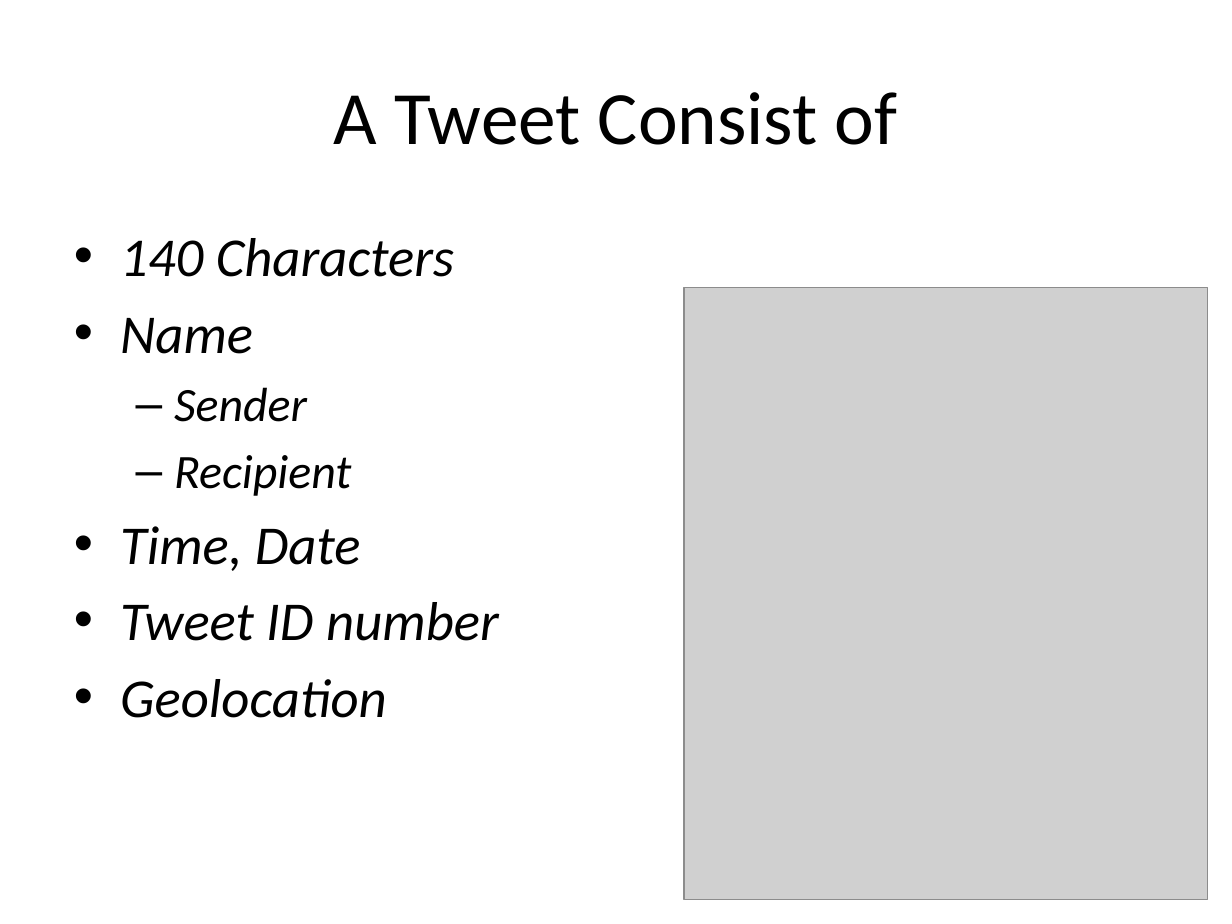
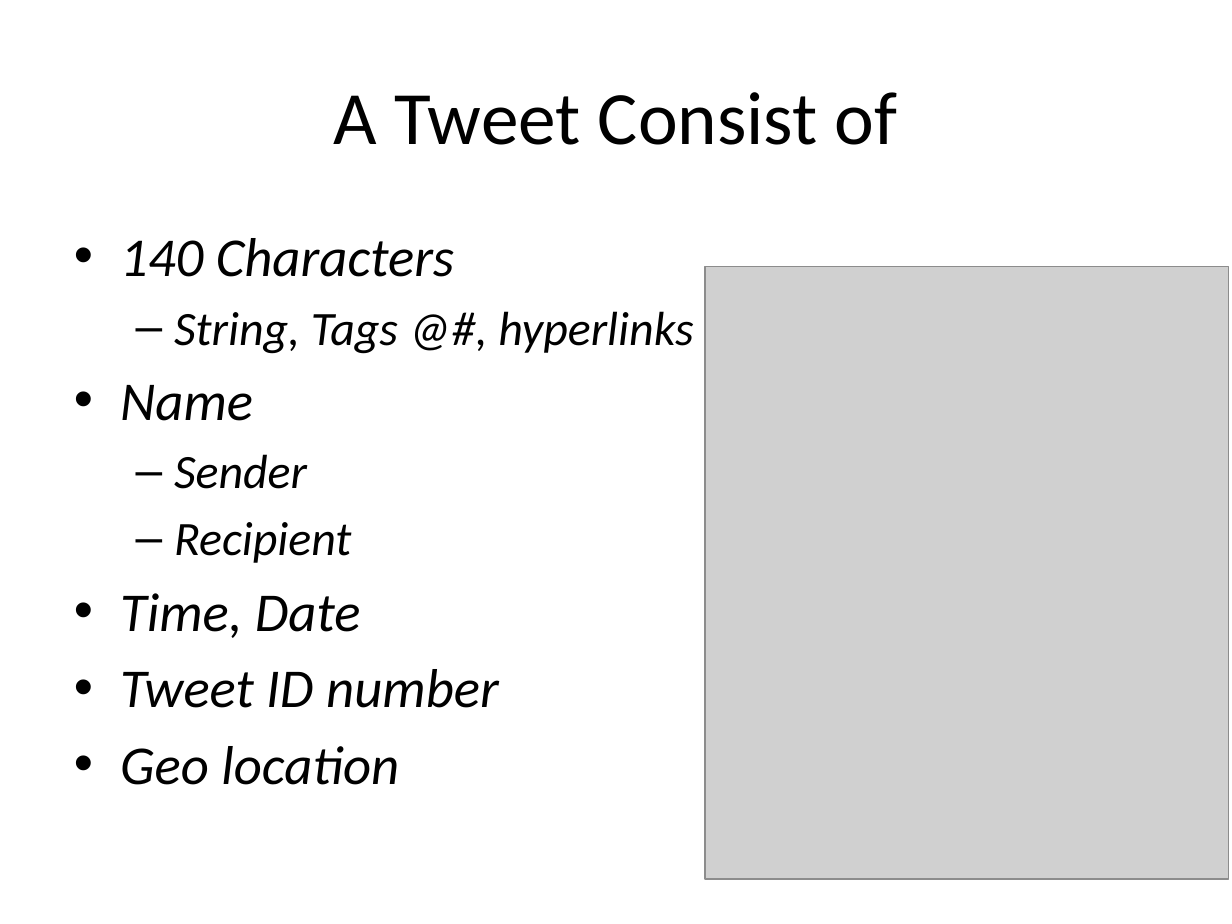
Before and after one commit to isurup/kalle-martin-group, a slide deck: slide 2 of SSE3/MartinPresentation/project.pptx. Drawn at 1232x924 pixels with LibreOffice and Linux fonts; fonts in the diff are those of the drawing; grey boxes stand for pictures. Boxes give left, top, right and bottom in pixels: in the first picture for what was removed or moved away, otherwise in the second. Text is boxed around its words. In the diff, an @@ line names an element or a change of style, - is before the commit and + after.

```diff
--- a/SSE3/MartinPresentation/project.pptx
+++ b/SSE3/MartinPresentation/project.pptx
@@ picture: place and size @@
-picture at box(684, 287, 1207, 899)
+picture at box(705, 267, 1228, 880)
@@ text at box(174, 311, 693, 354): paragraph added @@
+  – String, Tags @#, hyperlinks
@@ text at box(120, 746, 399, 785): spaces changed @@
-• Geolocation
+• Geo location
```
